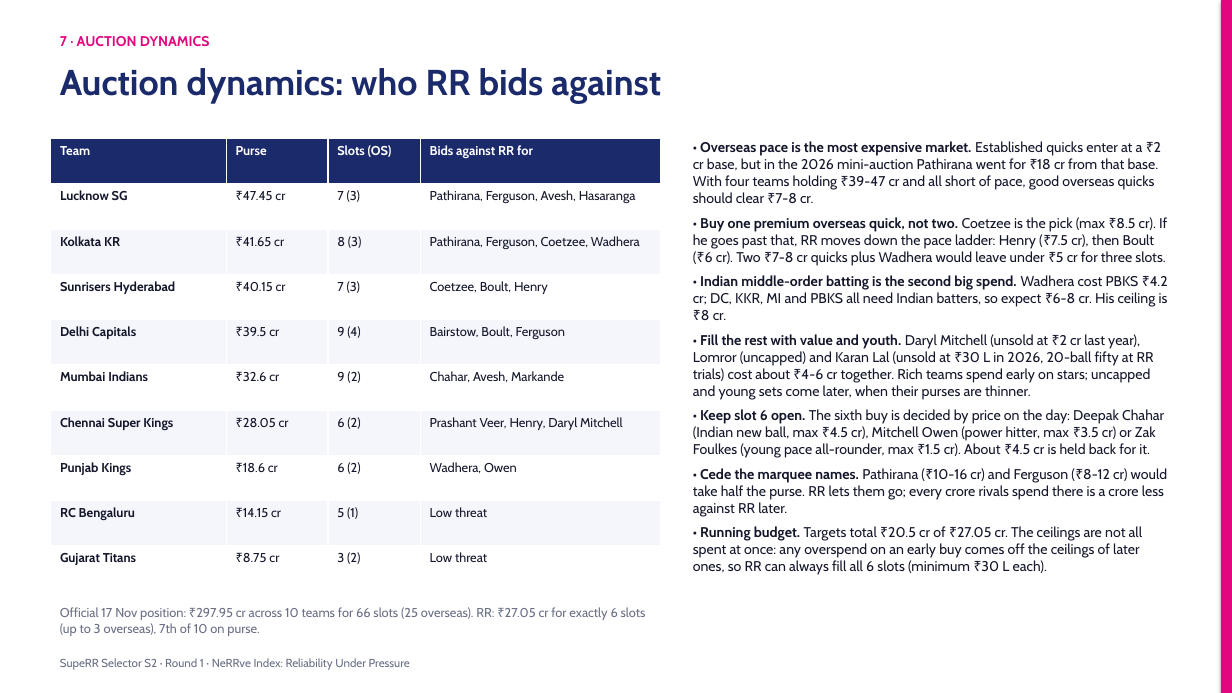
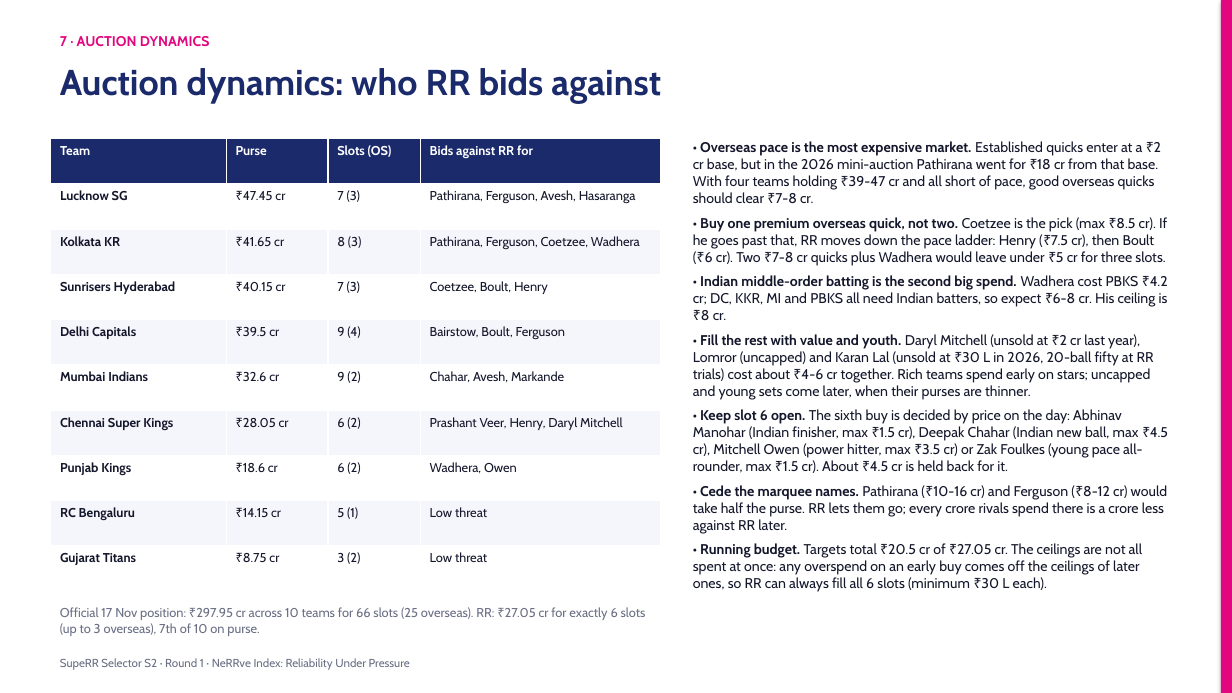
Before and after one commit to KoduruChandrasekhar/RRAuction-, a slide deck: slide 13 of submission/NeRRve_Deck.pptx. Drawn at 1232x693 pixels with LibreOffice and Linux fonts; fonts in the diff are those of the drawing. Boxes give left, top, right and bottom in pixels: in the first picture for what was removed or moved away, otherwise in the second. Text is boxed around its words. In the diff, an @@ line names an element or a change of style, - is before the commit and + after.

```diff
--- a/submission/NeRRve_Deck.pptx
+++ b/submission/NeRRve_Deck.pptx
@@ text at <box>693,409,1168,473</box>: text changed @@
-• Keep slot 6 open. The sixth buy is decided by price on the day: Deepak Chahar (Indian new ball, max ₹4.5 cr), Mitchell Owen (power hitter, max ₹3.5 cr) or Zak Foulkes (young pace all-rounder, max ₹1.5 cr). About ₹4.5 cr is held back for it.
+• Keep slot 6 open. The sixth buy is decided by price on the day: Abhinav Manohar (Indian finisher, max ₹1.5 cr), Deepak Chahar (Indian new ball, max ₹4.5 cr), Mitchell Owen (power hitter, max ₹3.5 cr) or Zak Foulkes (young pace all-rounder, max ₹1.5 cr). About ₹4.5 cr is held back for it.
```
Also in this commit, not shown: 4 other slides changed, 5 other files.
